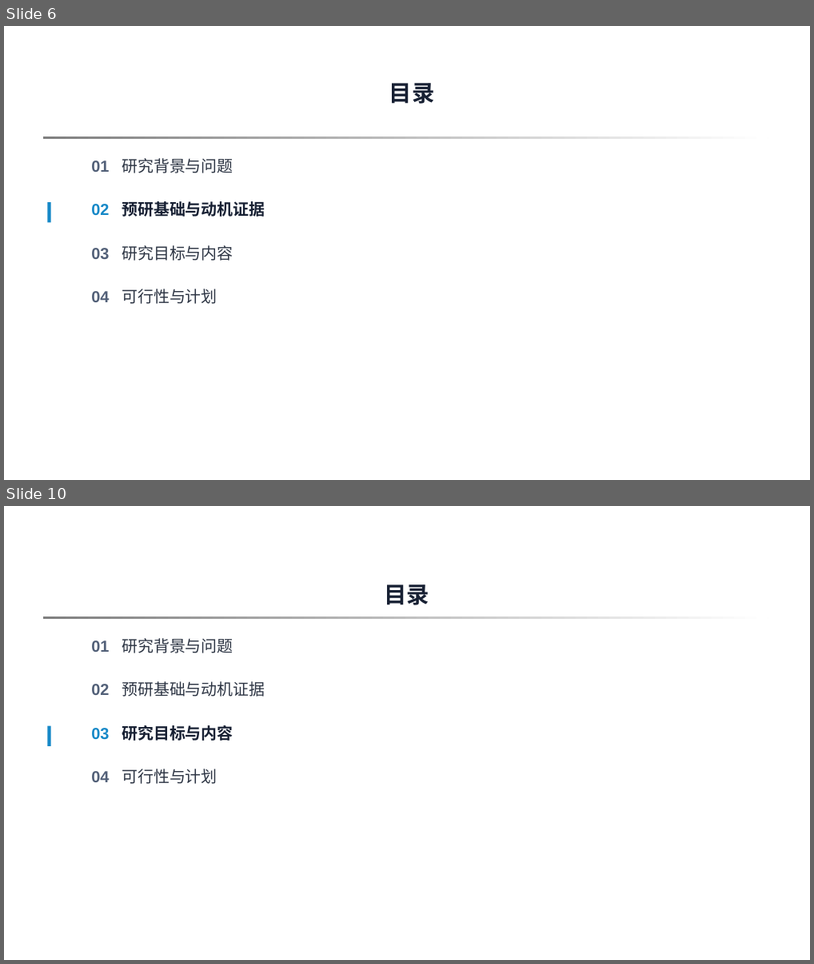
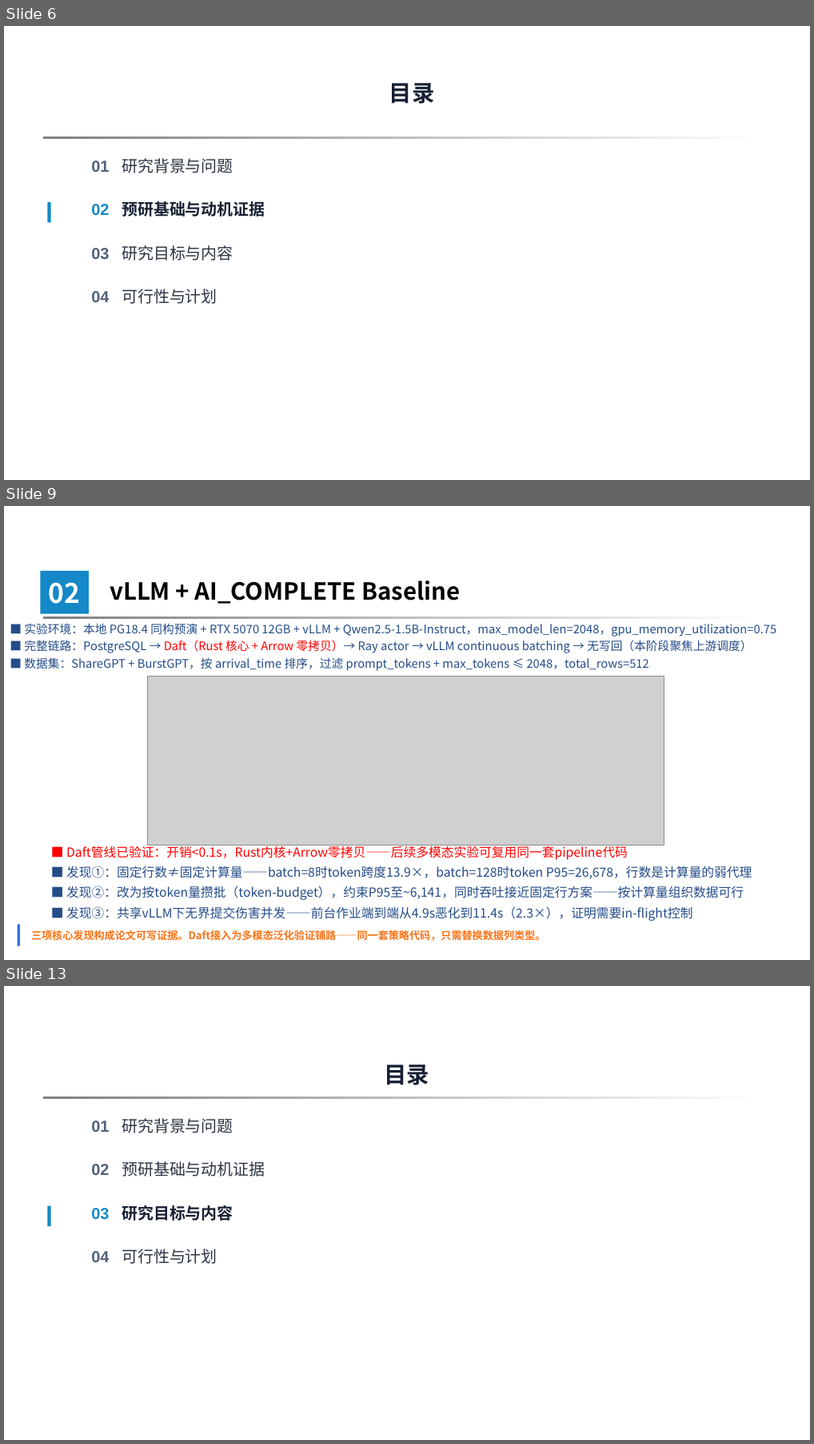
Before and after one commit to 3444374/ai-operator-execution-optimization, a slide deck: opening/slides/opening_defense_20260720_v5.pptx. Shown one above the other, each under a label of ours: slides 6 and 10 before the commit, slides 6, 9 and 13 after it; the slides between them are not shown. The pictures are 814x964 and 814x1444 pixels, drawn with LibreOffice and Linux fonts; fonts in the diff are those of the drawing; grey boxes stand for pictures; background and template pictures are left out. Boxes give left, top, right and bottom in pixels: in the first picture for what was removed or moved away, otherwise in the second. Text is boxed around its words. In the diff, an @@ line names an element or a change of style, - is before the commit and + after.

```diff
--- a/opening/slides/opening_defense_20260720_v5.pptx
+++ b/opening/slides/opening_defense_20260720_v5.pptx
@@ slide 9 added at (x1=4, y1=506, x2=810, y2=960), background picture (left out); not listed: 1 template element that a slide beside it also shows @@
@@ rectangle added at (x1=40, y1=571, x2=89, y2=614), fill #1588C7, 32 pt, text #FFFFFF, bold @@
+02
@@ text added at (x1=110, y1=580, x2=460, y2=604), 28 pt, text #000000, bold @@
+vLLM + AI_COMPLETE Baseline
@@ text added at (x1=24, y1=623, x2=777, y2=671), 14 pt, text #244C89 @@
+■ 实验环境：本地 PG18.4 同构预演 + RTX 5070 12GB + vLLM + Qwen2.5-1.5B-Instruct，max_model_len=2048，gpu_memory_utilization=0.75
+■ 完整链路：PostgreSQL → Daft（Rust 核心 + Arrow 零拷贝）→ Ray actor → vLLM continuous batching → 无写回（本阶段聚焦上游调度）
+■ 数据集：ShareGPT + BurstGPT，按 arrival_time 排序，过滤 prompt_tokens + max_tokens ≤ 2048，total_rows=512
@@ picture added at (x1=148, y1=676, x2=665, y2=844) @@
@@ text added at (x1=66, y1=844, x2=753, y2=920), 15 pt, text #244C89 @@
+■ Daft管线已验证：开销<0.1s，Rust内核+Arrow零拷贝——后续多模态实验可复用同一套pipeline代码
+■ 发现①：固定行数≠固定计算量——batch=8时token跨度13.9×，batch=128时token P95=26,678，行数是计算量的弱代理
+■ 发现②：改为按token量攒批（token-budget），约束P95至~6,141，同时吞吐接近固定行方案——按计算量组织数据可行
+■ 发现③：共享vLLM下无界提交伤害并发——前台作业端到端从4.9s恶化到11.4s（2.3×），证明需要in-flight控制
@@ rectangle added at (x1=18, y1=924, x2=20, y2=946), fill #2F6FEB @@
@@ text added at (x1=31, y1=929, x2=546, y2=940), 12.5 pt, text #F97316, bold @@
+三项核心发现构成论文可写证据。Daft接入为多模态泛化验证铺路——同一套策略代码，只需替换数据列类型。
@@ what was slide 10 is now slide 13 @@
```
Also in this commit, not shown: 11 slides changed, 2 other slides added, 29 other files.
